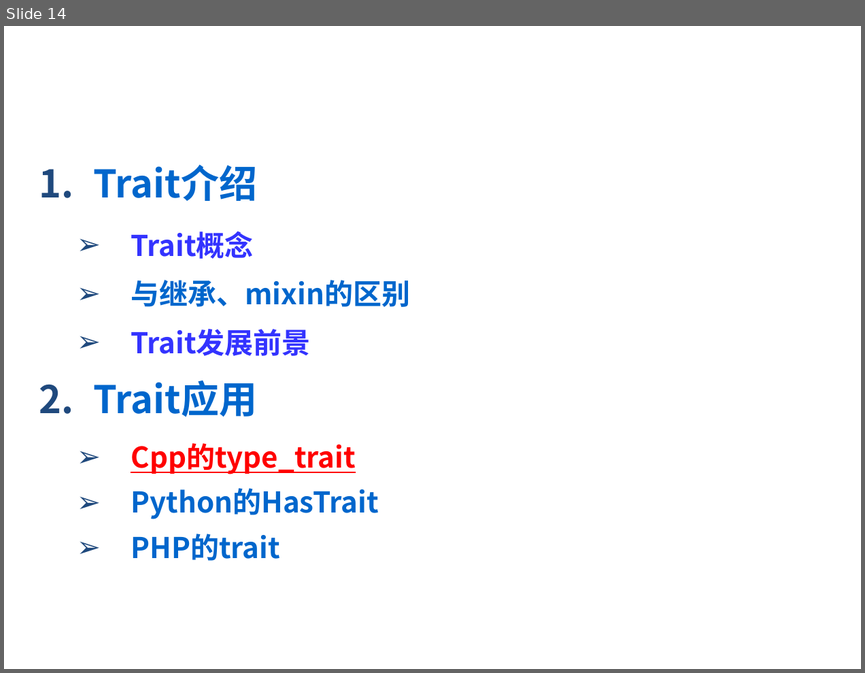
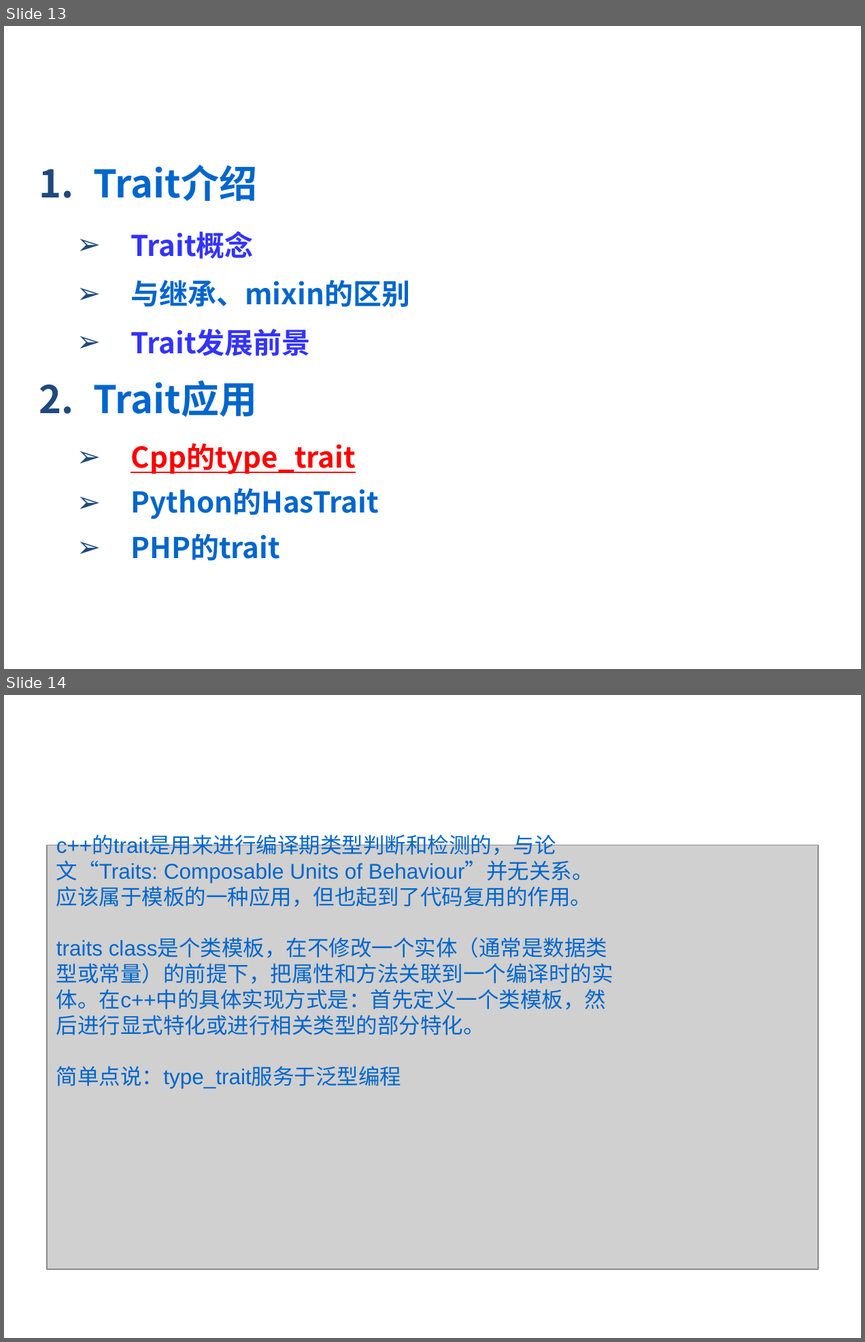
Before and after one commit to 2017-CompilerH-a3/Teamwork-Traits, a slide deck: trait.ppt. Shown one above the other, each under a label of ours: slide 14 before the commit, slides 13 and 14 after it. The pictures are 865x673 and 865x1342 pixels, drawn with LibreOffice and Linux fonts; fonts in the diff are those of the drawing; grey boxes stand for pictures; background and template pictures are left out. Boxes give left, top, right and bottom in pixels: in the first picture for what was removed or moved away, otherwise in the second. Text is boxed around its words. In the diff, an @@ line names an element or a change of style, - is before the commit and + after.

```diff
--- a/trait.ppt
+++ b/trait.ppt
@@ slide 14 added at [4, 695, 861, 1338], background picture (left out) @@
@@ text added at [47, 721, 518, 774], 28 pt, text #FFFFFF, bold, italic @@
+type_trait简介
@@ text added at [56, 836, 613, 1089], 18 pt, text #0066CC @@
+c++的trait是用来进行编译期类型判断和检测的，与论文“Traits: Composable Units of Behaviour”并无关系。
+应该属于模板的一种应用，但也起到了代码复用的作用。
+traits class是个类模板，在不修改一个实体（通常是数据类型或常量）的前提下，把属性和方法关联到一个编译时的实体。在c++中的具体实现方式是：首先定义一个类模板，然后进行显式特化或进行相关类型的部分特化。
+简单点说：type_trait服务于泛型编程
@@ picture added at [47, 845, 818, 1269] @@
@@ what was slide 14 is now slide 13 @@
```
Also in this commit, not shown: 7 slides changed, 13 other slides added, 4 slides removed.
